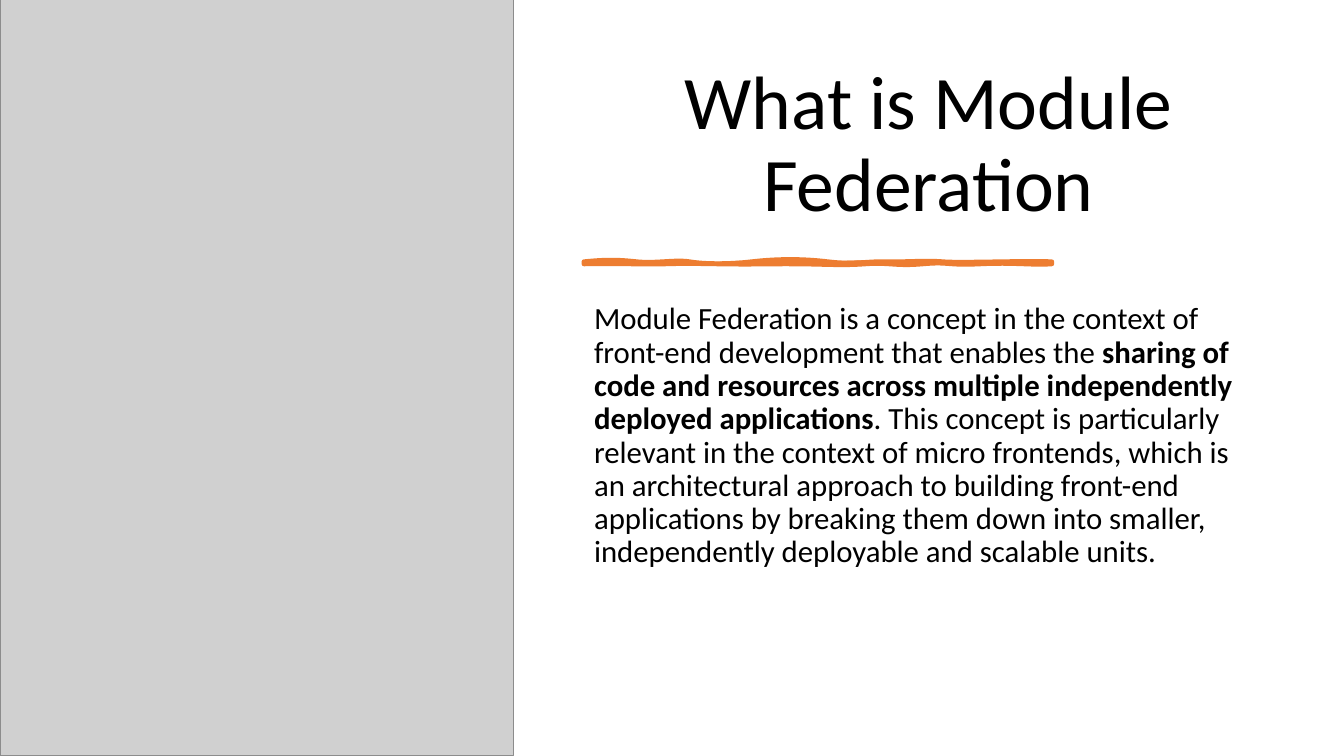
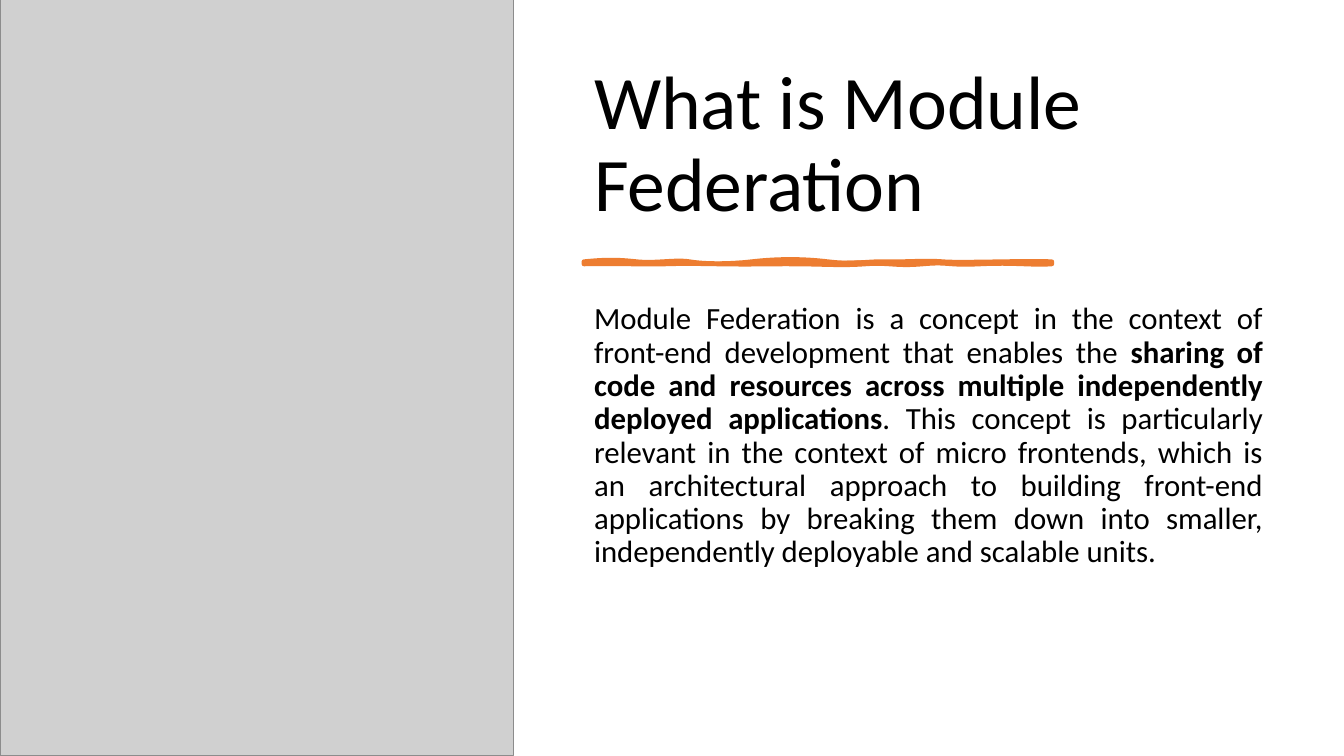
Before and after one commit to stevensamir20/Module-Federation, a slide deck: slide 4 of Module Federation.pptx (slide 2 before the commit). Drawn at 1344x756 pixels with LibreOffice and Linux fonts; fonts in the diff are those of the drawing; grey boxes stand for pictures. Boxes give left, top, right and bottom in pixels: in the first picture for what was removed or moved away, otherwise in the second. Text is boxed around its words. In the diff, an @@ line names an element or a change of style, - is before the commit and + after.

```diff
--- a/Module Federation.pptx
+++ b/Module Federation.pptx
@@ title "What is Module Federation" at (594,76,1082,212): alignment centre to left @@
@@ text "Module Federation is a concept ..." at (594,307,1263,567): alignment left to justified @@
```
Also in this commit, not shown: 6 other slides changed, 9 slides added, 3 other files.
